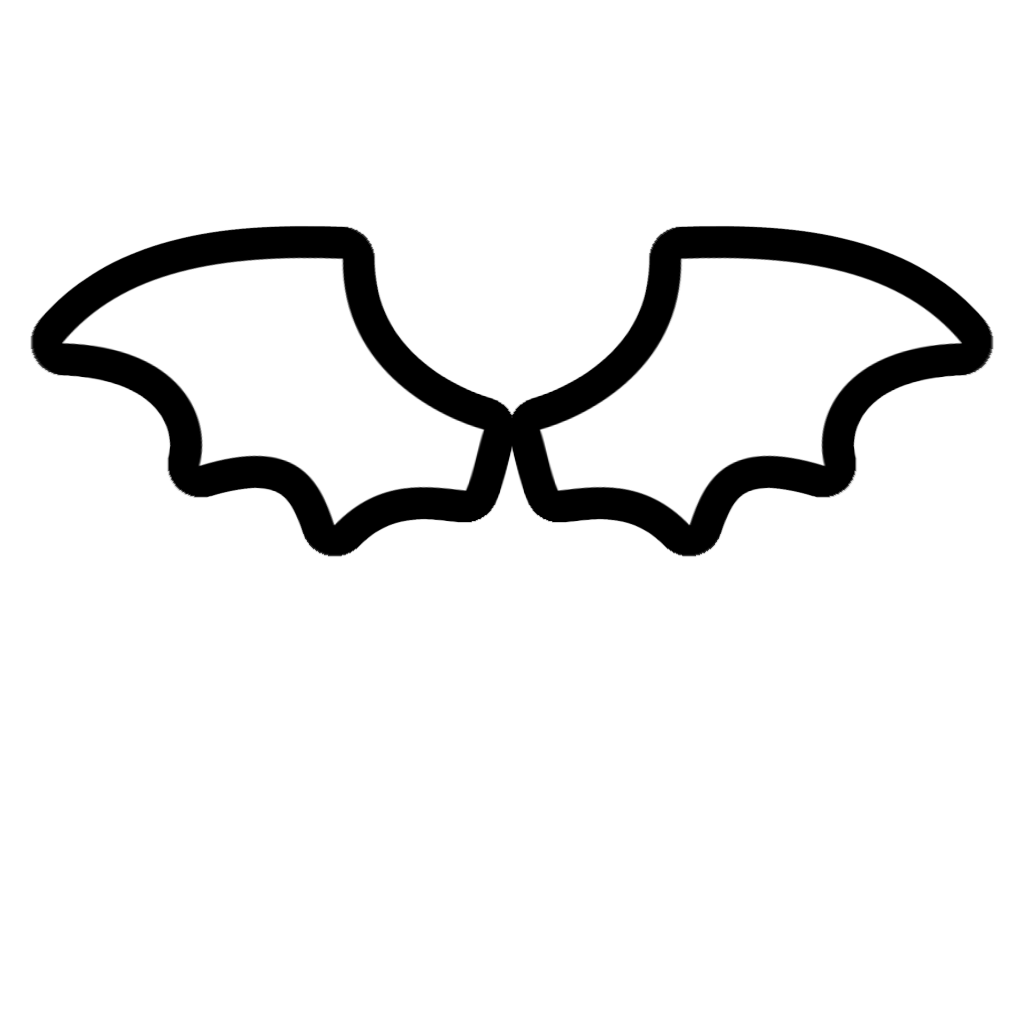
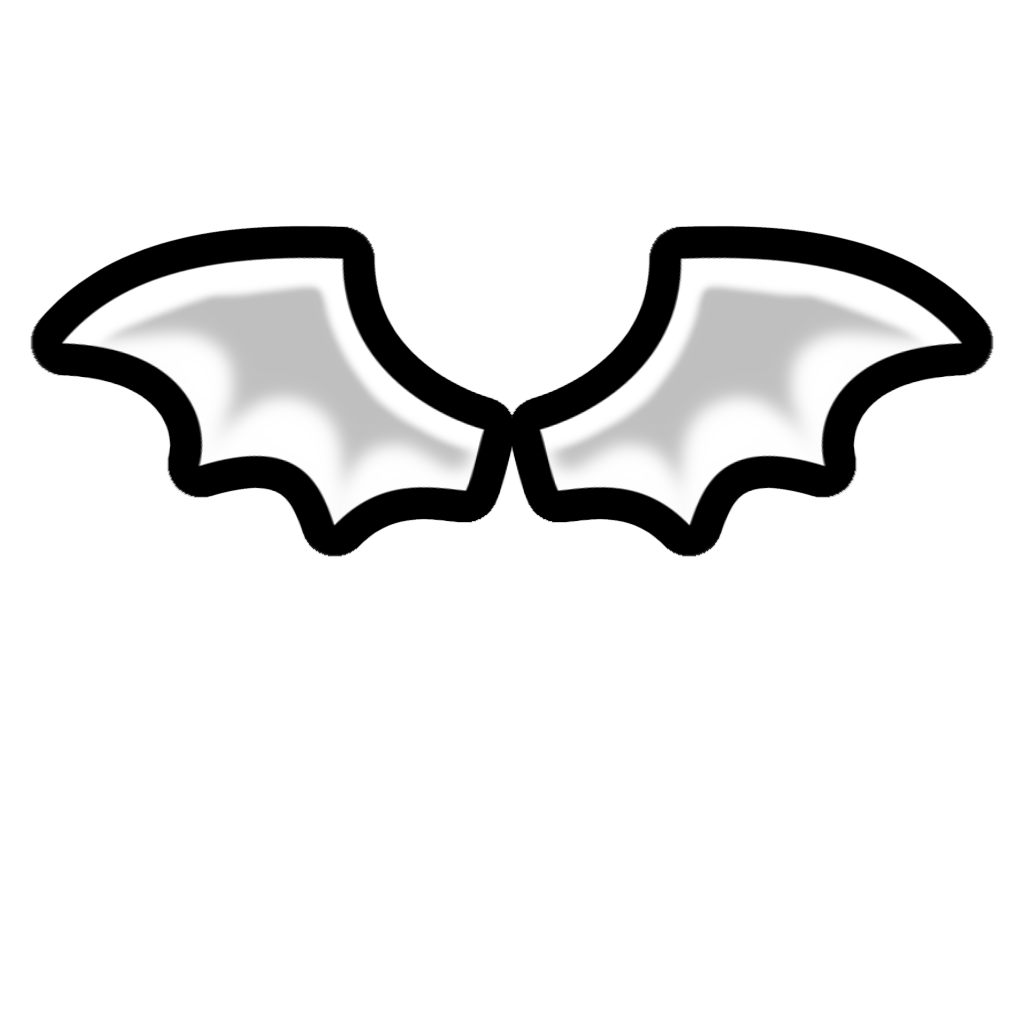
The second 1024x1024 image is a revision of the first. Changes to its layers:
added group "south" with 2 layers above "shading one wing pre-blur" over [62, 257, 962, 526]
added layer "shading south" in group "south" over [62, 257, 962, 526]
renamed "Wings" to "wings south", moved it into group "south", unmasked it over [62, 257, 962, 526]
